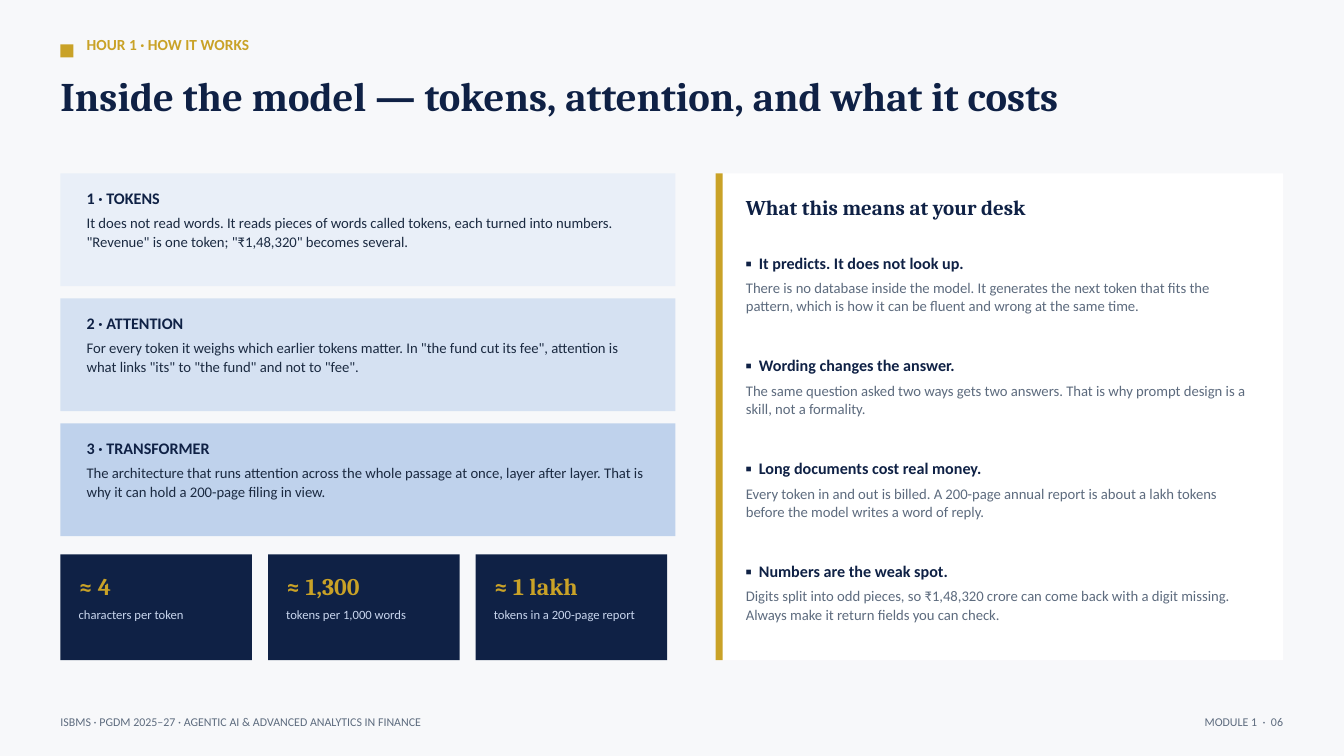
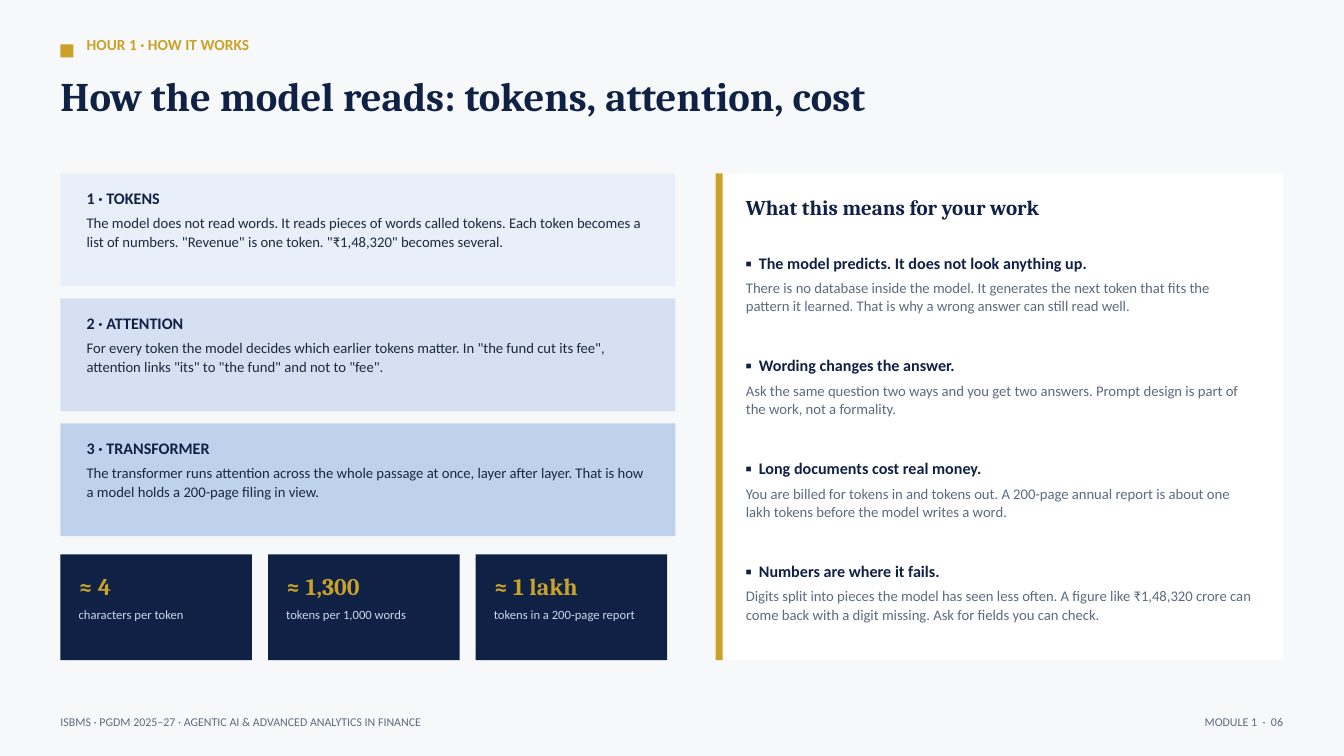
Before and after one commit to tejasgjadhav/AIFINANCE, a slide deck: slide 6 of slides/Module-01-Foundations-of-Agentic-AI.pptx. Drawn at 1344x756 pixels with LibreOffice and Linux fonts; fonts in the diff are those of the drawing. Boxes give left, top, right and bottom in pixels: in the first picture for what was removed or moved away, otherwise in the second. Text is boxed around its words. In the diff, an @@ line names an element or a change of style, - is before the commit and + after.

```diff
--- a/slides/Module-01-Foundations-of-Agentic-AI.pptx
+++ b/slides/Module-01-Foundations-of-Agentic-AI.pptx
@@ text at (60,82,865,117): text changed @@
-Inside the model — tokens, attention, and what it costs
+How the model reads: tokens, attention, cost
@@ text at (746,200,1039,220): text changed @@
-What this means at your desk
+What this means for your work
@@ text at (87,217,641,249): text changed @@
-It does not read words. It reads pieces of words called tokens, each turned into numbers. "Revenue" is one token; "₹1,48,320" becomes several.
+The model does not read words. It reads pieces of words called tokens. Each token becomes a list of numbers. "Revenue" is one token. "₹1,48,320" becomes several.
@@ text at (746,257,1210,314): text changed @@
-▪ It predicts. It does not look up.
-There is no database inside the model. It generates the next token that fits the pattern, which is how it can be fluent and wrong at the same time.
+▪ The model predicts. It does not look anything up.
+There is no database inside the model. It generates the next token that fits the pattern it learned. That is why a wrong answer can still read well.
@@ text at (87,343,605,372): text changed @@
-For every token it weighs which earlier tokens matter. In "the fund cut its fee", attention is what links "its" to "the fund" and not to "fee".
+For every token the model decides which earlier tokens matter. In "the fund cut its fee", attention links "its" to "the fund" and not to "fee".
@@ text at (746,386,1238,417): text changed @@
-The same question asked two ways gets two answers. That is why prompt design is a skill, not a formality.
+Ask the same question two ways and you get two answers. Prompt design is part of the work, not a formality.
@@ text at (87,468,644,500): text changed @@
-The architecture that runs attention across the whole passage at once, layer after layer. That is why it can hold a 200-page filing in view.
+The transformer runs attention across the whole passage at once, layer after layer. That is how a model holds a 200-page filing in view.
@@ text at (746,489,1230,517): text changed @@
-Every token in and out is billed. A 200-page annual report is about a lakh tokens before the model writes a word of reply.
+You are billed for tokens in and tokens out. A 200-page annual report is about one lakh tokens before the model writes a word.
@@ text at (746,565,1251,623): text changed @@
-▪ Numbers are the weak spot.
-Digits split into odd pieces, so ₹1,48,320 crore can come back with a digit missing. Always make it return fields you can check.
+▪ Numbers are where it fails.
+Digits split into pieces the model has seen less often. A figure like ₹1,48,320 crore can come back with a digit missing. Ask for fields you can check.
```
Also in this commit, not shown: 12 other slides changed, 3 other files.
